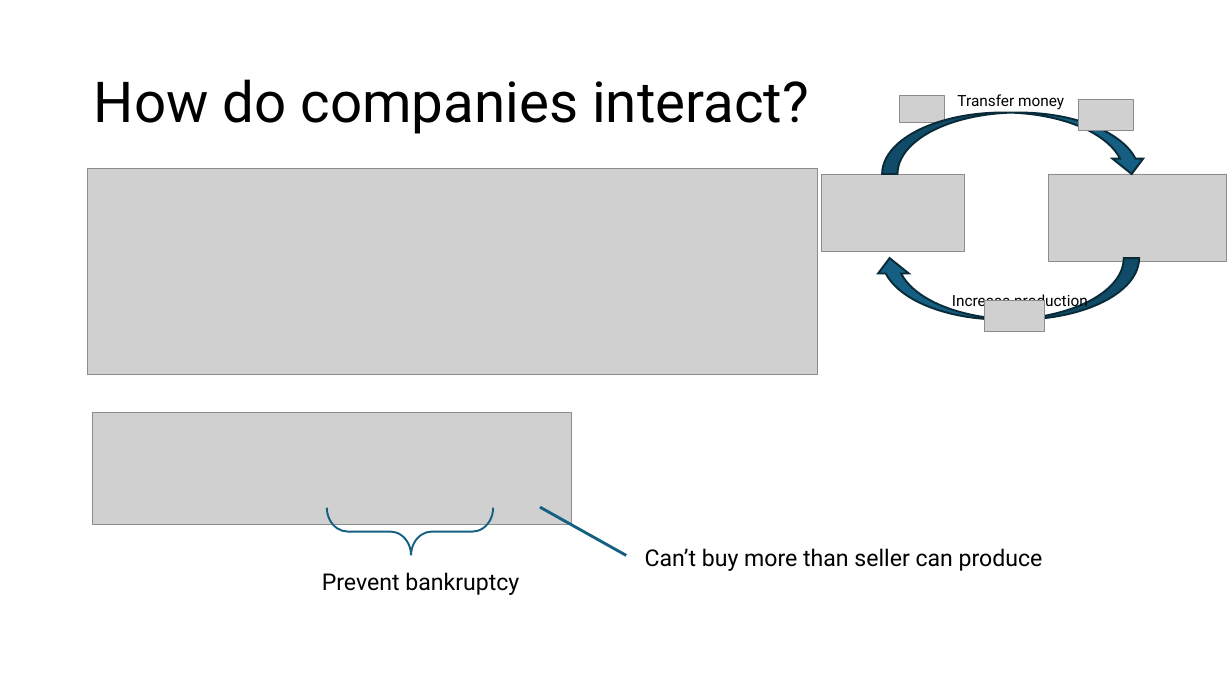
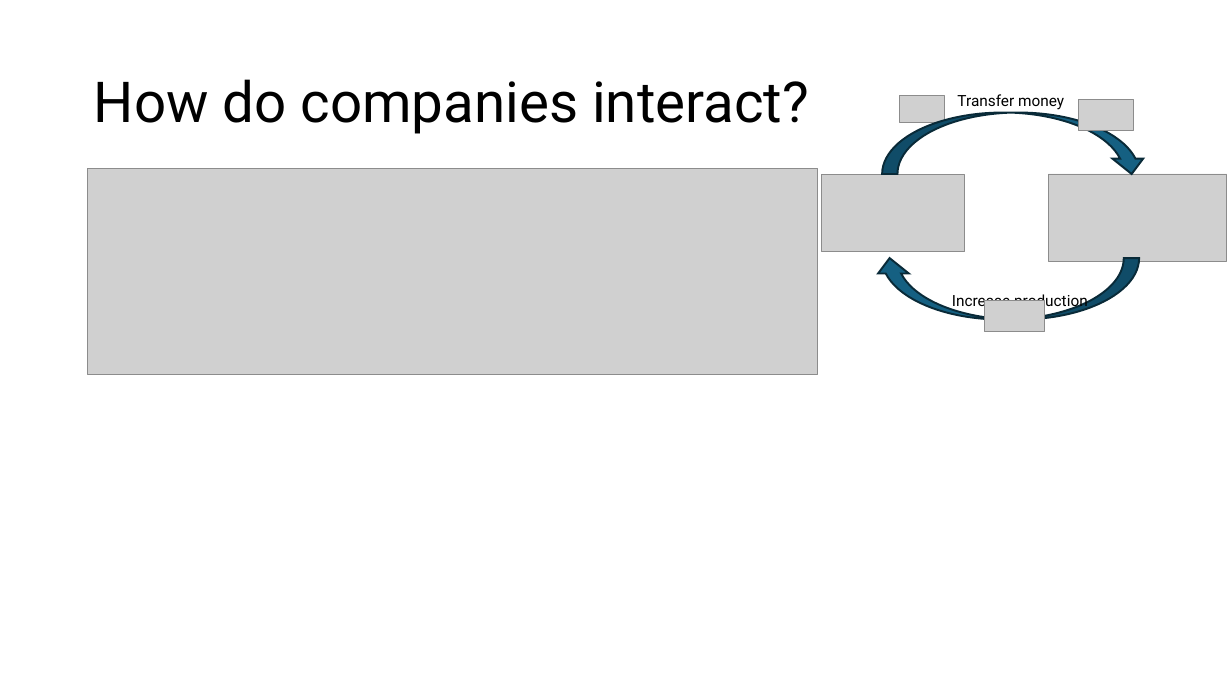
Before and after one commit to 2BeAsh/masters_project, a slide deck: slide 9 of Agent based models of debt and collapse.pptx (slide 10 before the commit). Drawn at 1232x693 pixels with LibreOffice and Linux fonts; fonts in the diff are those of the drawing; grey boxes stand for pictures. Boxes give left, top, right and bottom in pixels: in the first picture for what was removed or moved away, otherwise in the second. Text is boxed around its words. In the diff, an @@ line names an element or a change of style, - is before the commit and + after.

Commit message:
Presentation day

```diff
--- a/Agent based models of debt and collapse.pptx
+++ b/Agent based models of debt and collapse.pptx
@@ picture removed at (x1=92, y1=413, x2=571, y2=525) @@
@@ right brace removed at (x1=327, y1=507, x2=494, y2=555) @@
@@ line removed from (540, 507) to (627, 555) @@
@@ text removed at (x1=645, y1=548, x2=1043, y2=571) @@
-Can’t buy more than seller can produce
@@ text removed at (x1=322, y1=572, x2=519, y2=595) @@
-Prevent bankruptcy
```
Also in this commit, not shown: 3 other slides changed, 7 slides added, 4 slides removed.
